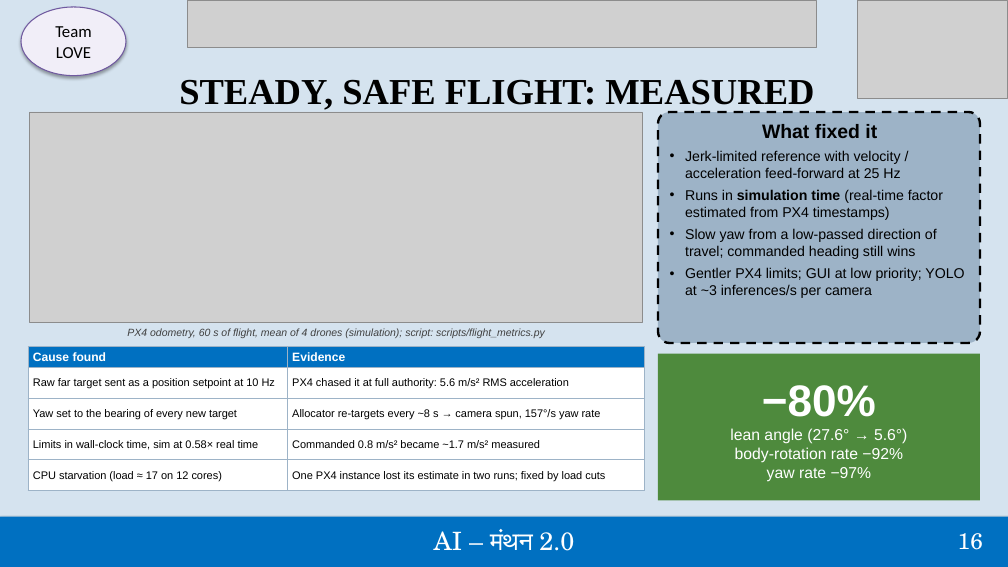
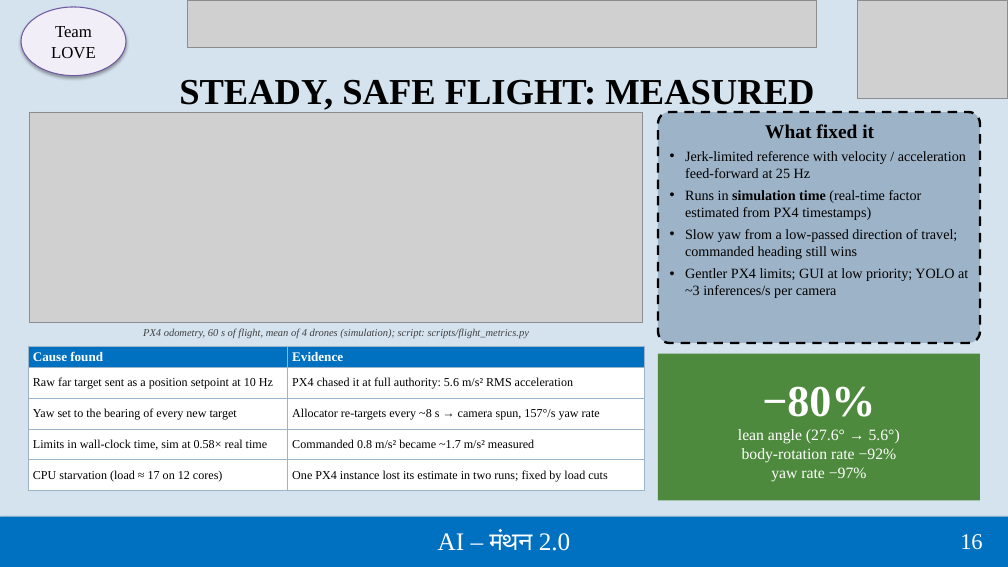
Before and after one commit to TejasGogawale/Drone-swarm, a slide deck: slide 16 of pitch/SwarmRescue_AI_Manthan.pptx. Drawn at 1008x567 pixels with LibreOffice and Linux fonts; fonts in the diff are those of the drawing; grey boxes stand for pictures. Boxes give left, top, right and bottom in pixels: in the first picture for what was removed or moved away, otherwise in the second. Text is boxed around its words. In the diff, an @@ line names an element or a change of style, - is before the commit and + after.

Commit message:
docs: add comprehensive README for Drone-Swarm and update pitch deck

```diff
--- a/pitch/SwarmRescue_AI_Manthan.pptx
+++ b/pitch/SwarmRescue_AI_Manthan.pptx
@@ ellipse "Team" at [21,7,126,76]: font Calibri to Times New Roman @@
@@ table at [28,346,644,491] @@
@@ size 11.5 to 12.5 pt in "Cause found", "Evidence" @@
@@ font Arial to Times New Roman, size 10.5 to 11.5 pt @@
@@ font Arial to Times New Roman in 3 elements at [143,328,529,339], [658,112,980,343], [658,354,980,501] @@
@@ text "AI – मंथन 2.0" at [438,531,571,551]: font TeX Gyre Schola to Times New Roman @@
@@ text "16" at [960,534,983,550]: font TeX Gyre Schola to Times New Roman @@
```
Also in this commit, not shown: 24 other slides changed, 2 slides added, 3 slides removed, 1 other file.
